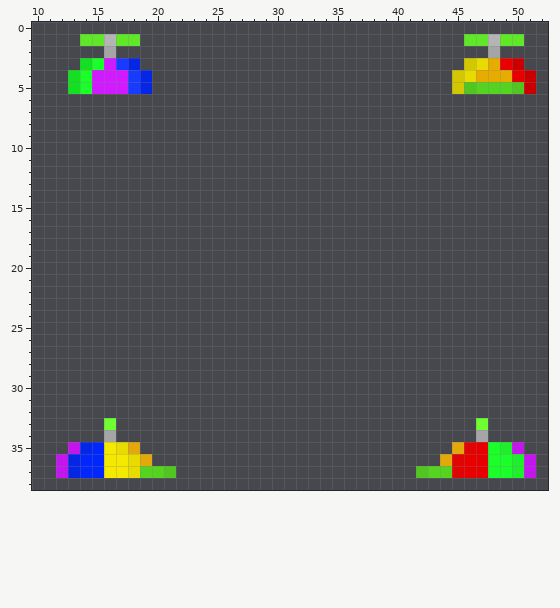
Two states of a pixel-art sprite, Resources/Textures/_Goobstation/Clothing/Head/Hats/propeller.rsi/flipped-equipped-HELMET.png. That is the earlier state.
The file is 64x64 pixels. Shown: x 10..52, y 0..38.
New version:
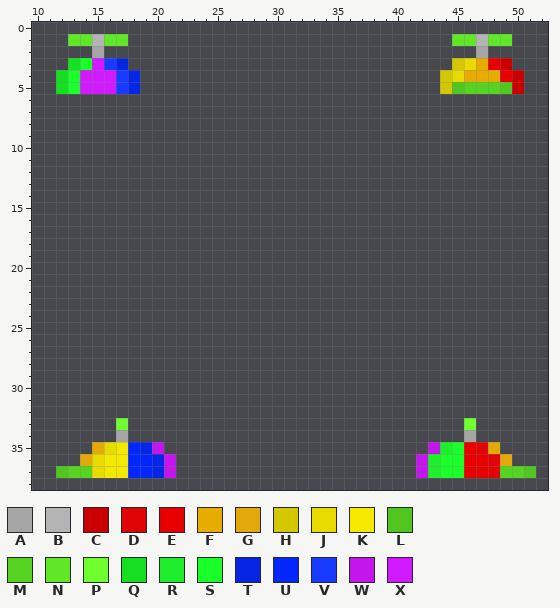
Palette (. is transparent): A #a5a5a5  B #b4b4b4  C #ca0000  D #e10404  E #e80000  F #e8ab00  G #e3a90a  H #d2c700  J #e8db00  K #f5e900  L #52c620  M #56d321  N #60e727  P #6fff31  Q #16de23  R #1fee2d  S #1aff29  T #0526e4  U #0227fd  V #193bff  W #c216ed  X #d11aff
From old to new:
Changed rows in their new state; - is an unchanged pixel.
first column x 12:
 1 -N-BN-.--------------------------N-BN-.-
 2 ---A.------------------------------A.---
 3 -QSXVT.--------------------------HJFEC.-
 4 QSX--VT.------------------------HJF--EC.
 5 QSX--VT.------------------------HLM--LC.
first column x 12:
33 ----.P----------------------------P.----
34 ----.A----------------------------A.----
35 -..GJKUTW----------------------WRSEDG..-
36 ..GJ--UUTW--------------------WRSS--DG..
37 LMMJ--UUTW--------------------WRSS--DMML
